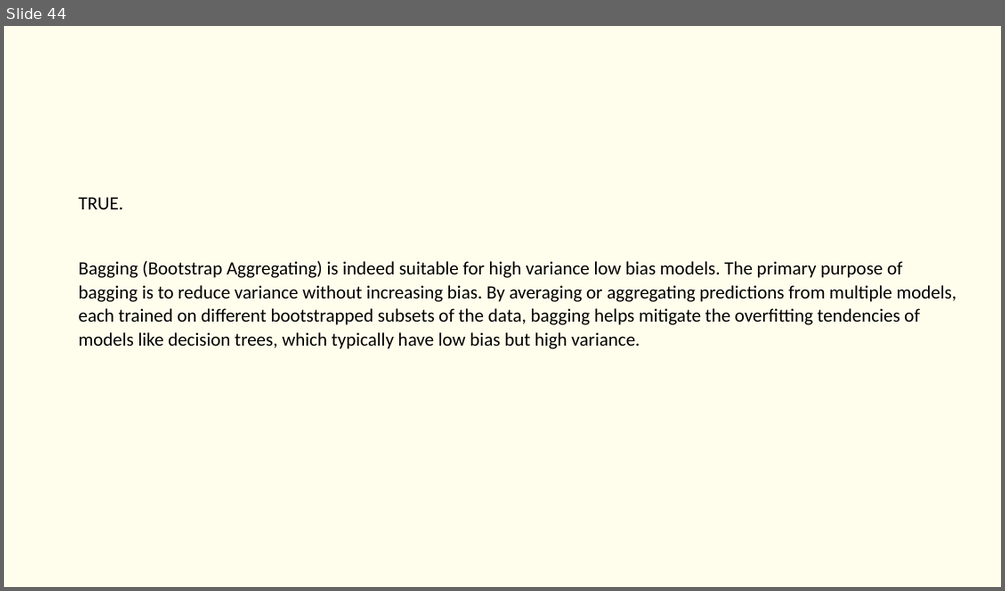
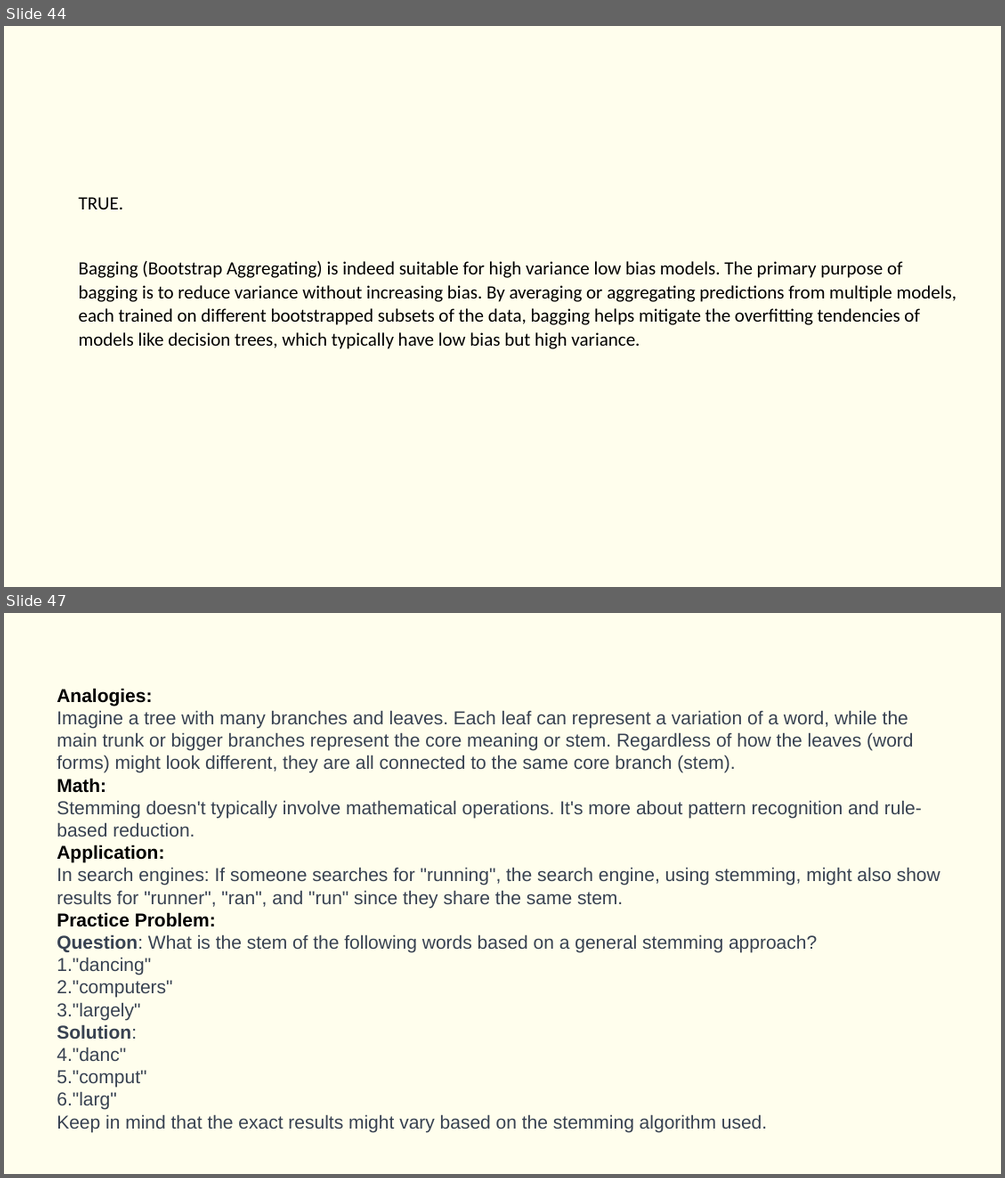
Before and after one commit to Saira55/Machine-Learning-Multiple-Choice-Questions, a slide deck: Machine Learning Quiz Question.pptx. Shown one above the other, each under a label of ours: slide 44 before the commit, slides 44 and 47 after it; the slides between them are not shown. The pictures are 1005x591 and 1005x1178 pixels, drawn with LibreOffice and Linux fonts; fonts in the diff are those of the drawing. Boxes give left, top, right and bottom in pixels: in the first picture for what was removed or moved away, otherwise in the second. Text is boxed around its words. In the diff, an @@ line names an element or a change of style, - is before the commit and + after.

```diff
--- a/Machine Learning Quiz Question.pptx
+++ b/Machine Learning Quiz Question.pptx
@@ slide 47 added at [4, 613, 1001, 1174], background #FFFEED @@
@@ text added at [57, 688, 940, 1132], 18 pt, text #374151 @@
+Analogies:
+Imagine a tree with many branches and leaves. Each leaf can represent a variation of a word, while the main trunk or bigger branches represent the core meaning or stem. Regardless of how the leaves (word forms) might look different, they are all connected to the same core branch (stem).
+Math:
+Stemming doesn't typically involve mathematical operations. It's more about pattern recognition and rule-based reduction.
+Application:
+In search engines: If someone searches for "running", the search engine, using stemming, might also show results for "runner", "ran", and "run" since they share the same stem.
+Practice Problem:
+Question: What is the stem of the following words based on a general stemming approach?
+1. "dancing"
+2. "computers"
+3. "largely"
+Solution:
+1. "danc"
+2. "comput"
+3. "larg"
+Keep in mind that the exact results might vary based on the stemming algorithm used.
```
Also in this commit, not shown: 2 other slides added, 1 slide removed.
